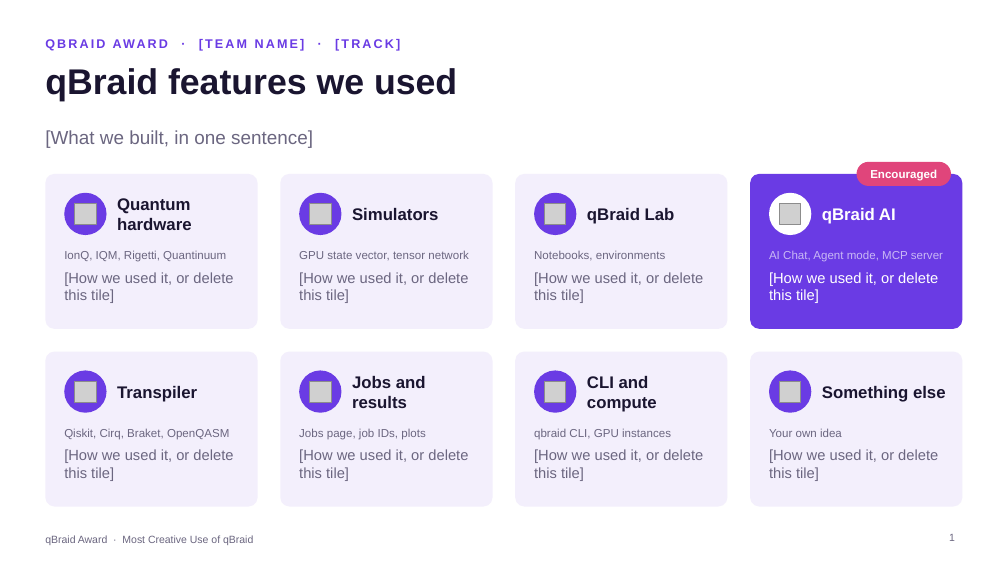
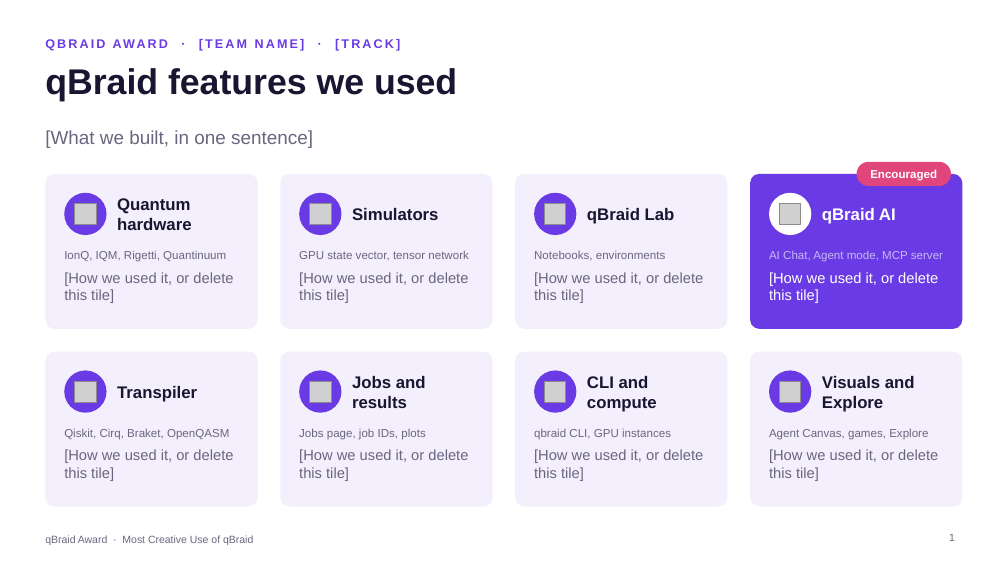
Before and after one commit to qBraid/qbraid-award, a slide deck: slide 1 of template/qbraid-award-template.pptx. Drawn at 1008x567 pixels with LibreOffice and Linux fonts; fonts in the diff are those of the drawing; grey boxes stand for pictures. Boxes give left, top, right and bottom in pixels: in the first picture for what was removed or moved away, otherwise in the second. Text is boxed around its words. In the diff, an @@ line names an element or a change of style, - is before the commit and + after.

```diff
--- a/template/qbraid-award-template.pptx
+++ b/template/qbraid-award-template.pptx
@@ text at [822,376,915,412]: text changed @@
-Something else
+Visuals and Explore
@@ text at [769,428,928,440]: text changed @@
-Your own idea
+Agent Canvas, games, Explore
```
Also in this commit, not shown: 2 other slides changed, 8 other files.
